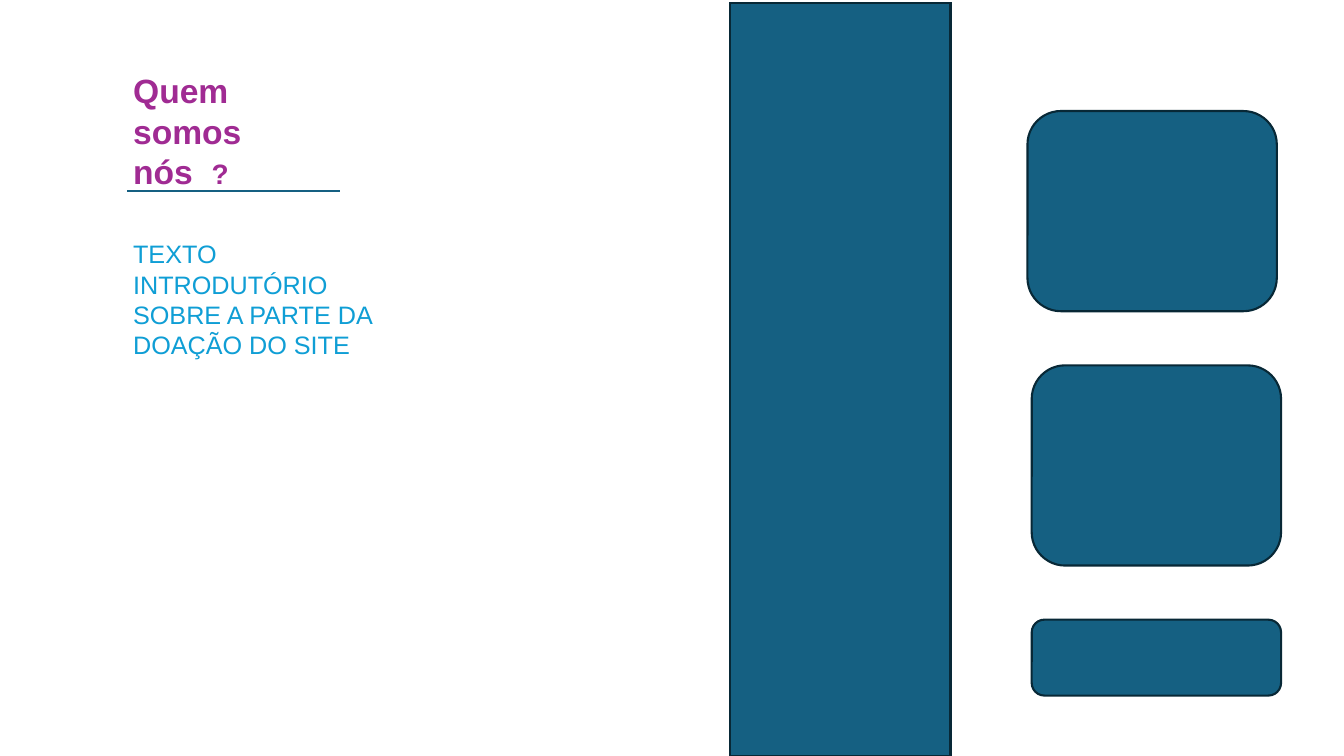
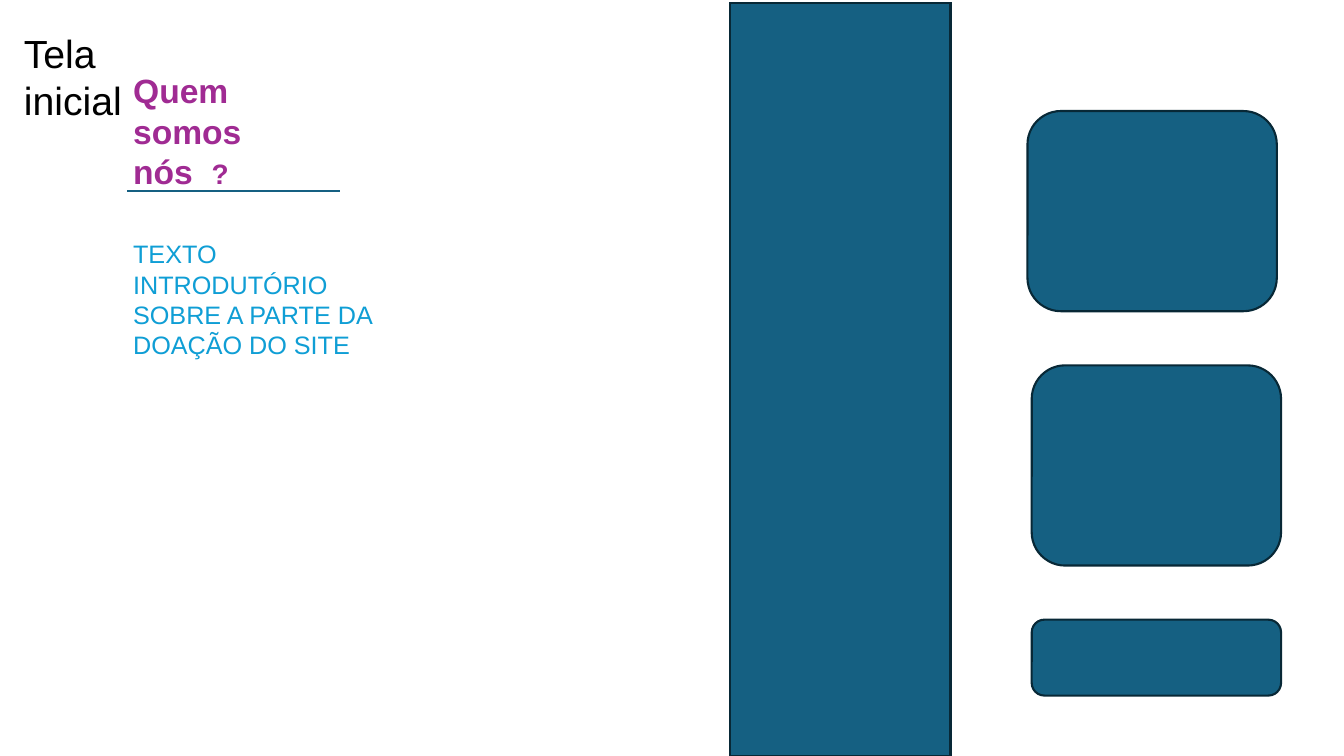
Before and after one commit to kauam0/Projeto-1, a slide deck: slide 5 of TCC - DOCUMENTAÇÃO/Escopo do TCC.pptx (slide 4 before the commit). Drawn at 1344x756 pixels with LibreOffice and Linux fonts; fonts in the diff are those of the drawing. Boxes give left, top, right and bottom in pixels: in the first picture for what was removed or moved away, otherwise in the second. Text is boxed around its words. In the diff, an @@ line names an element or a change of style, - is before the commit and + after.

```diff
--- a/TCC - DOCUMENTAÇÃO/Escopo do TCC.pptx
+++ b/TCC - DOCUMENTAÇÃO/Escopo do TCC.pptx
@@ text added at [24, 39, 122, 116], 28 pt, text #000000 @@
+Tela inicial
```
Also in this commit, not shown: 6 other slides changed, 1 slide added, 6 other files.
